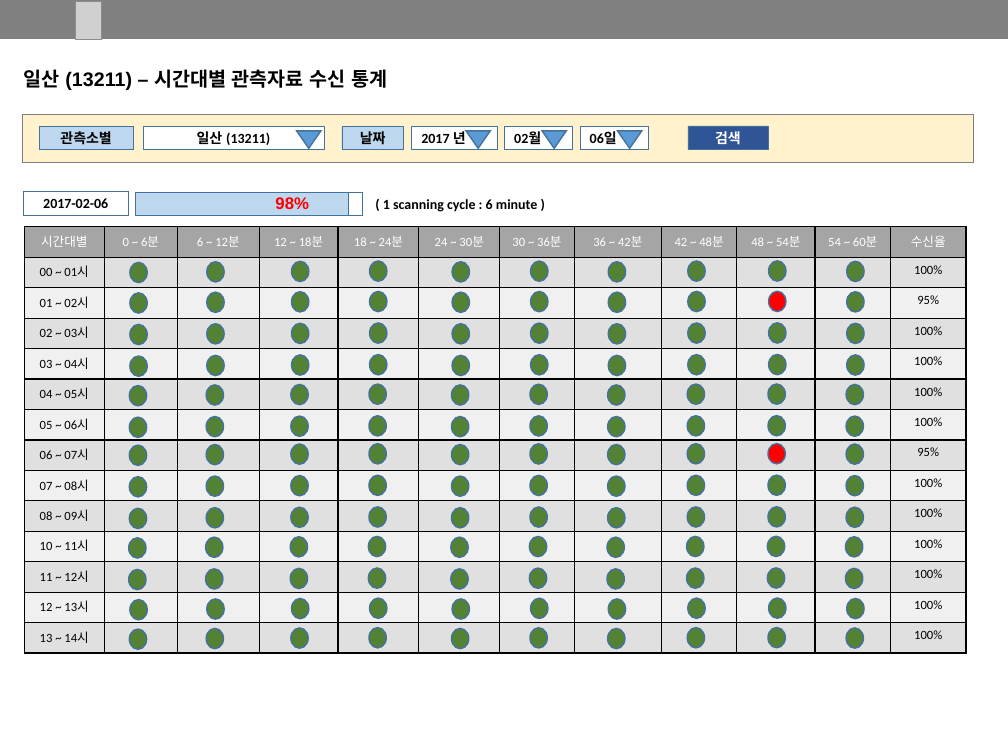
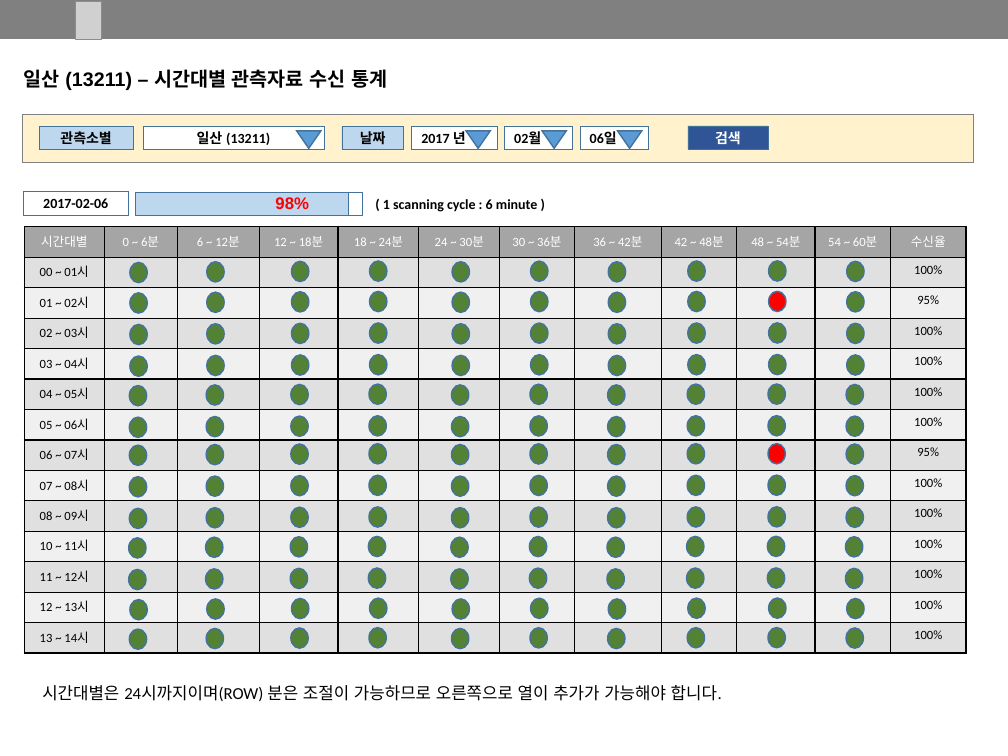
Before and after one commit to minsoub/ProjectDocument, a slide deck: slide 8 of 04 디자인_구성안_v.1.0.pptx (slide 7 before the commit). Drawn at 1008x756 pixels with LibreOffice and Linux fonts; fonts in the diff are those of the drawing; grey boxes stand for pictures. Boxes give left, top, right and bottom in pixels: in the first picture for what was removed or moved away, otherwise in the second. Text is boxed around its words. In the diff, an @@ line names an element or a change of style, - is before the commit and + after.

```diff
--- a/04 디자인_구성안_v.1.0.pptx
+++ b/04 디자인_구성안_v.1.0.pptx
@@ text added at box(42, 685, 722, 701), 12 pt, text #000000 @@
+시간대별은 24시까지이며(ROW) 분은 조절이 가능하므로 오른쪽으로 열이 추가가 가능해야 합니다.
```
Also in this commit, not shown: 10 other slides changed, 4 slides added, 5 other files.
